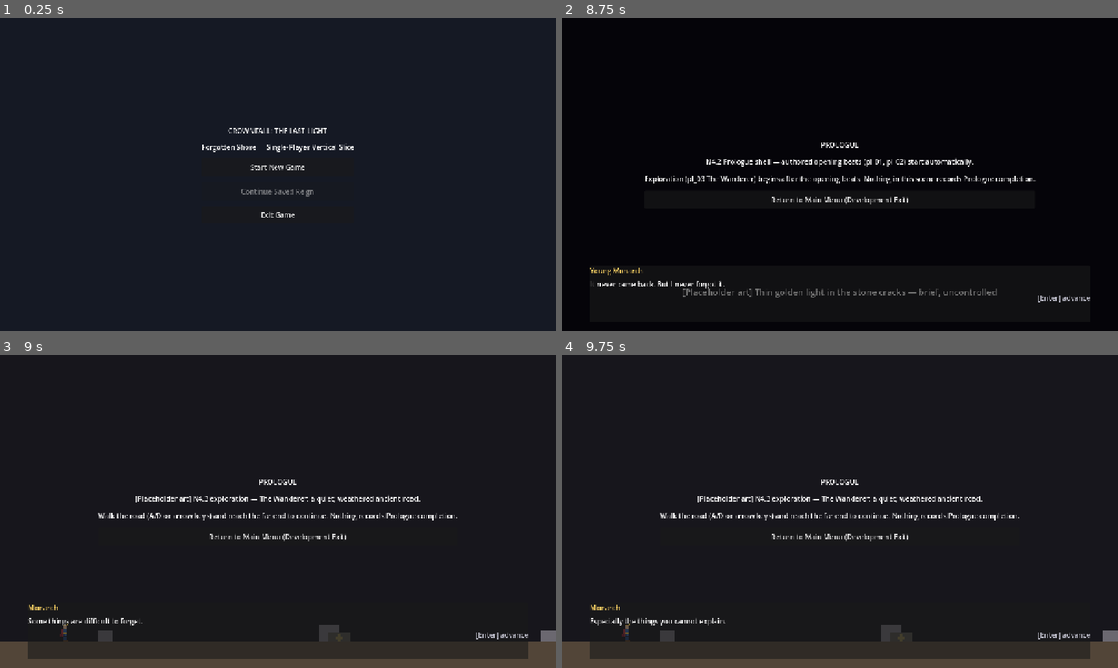
Above: before the commit, frames 1-4 (two rows, left to right).
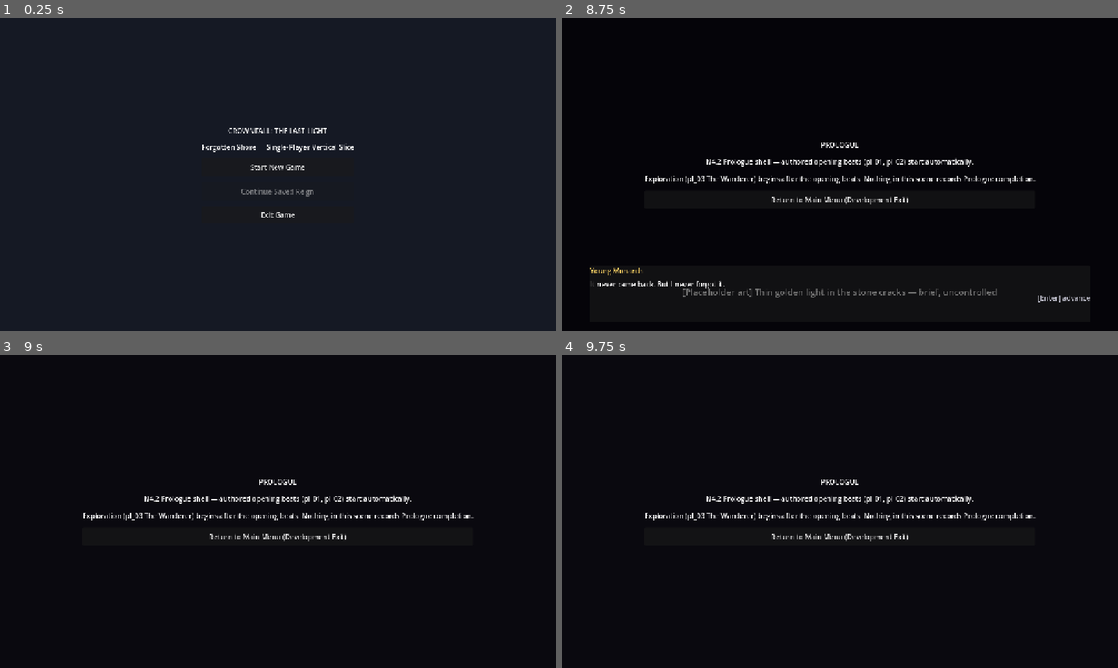
Above: after the commit, the same moments.

Repository: ridho1141haha/crownfall
Game: Godot game, scene res://scenes/main/Main.tscn
Same seed, same stepped clock (60 frames per second), same inputs: the game is played once before the commit and once after it.
Inputs (mouse positions are in pixels of both pictures, inside the frame that each line leads up to):
- Up to frame 1 (0.25 s): no input
- Up to frame 2 (8.75 s): click "Start New Game" at 0.5 s; tap Enter (dialogue_advance) at 1.25, 3.5, 3.6, 5 s; move the mouse to (962, 158) at 1.27 s; hold B (build_wall) 1.28-2.03 s; hold D (move_right) 1.28-2.78 s; click (962, 158) at 1.42 s; tap Q (upgrade_tier) at 1.52, 2.27, 3.77, 4.52, 5.27, 6.77, 7.52, 8.27 s; tap E (interact) at 1.55, 2.1, 3.05, 6.05, 7.55 s; tap Space (kindle_flare) at 2, 4.25, 5.1, 5.75 s; move the mouse to (728, 190) at 2.02 s; click (728, 190) at 2.17 s; tap B (build_wall) at 2.3, 3.8, 5.3, 6.8, 8.1 s; move the mouse to (895, 105) at 2.77 s; hold A (move_left) 2.78-3.53 s; hold B (build_wall) 2.78-3.53 s; click (895, 105) at 2.92 s; move the mouse to (812, 237) at 3.52 s; hold D (move_right) 3.53-5.03 s; click (812, 237) at 3.67 s; move the mouse to (1006, 221) at 4.27 s; hold E (interact) 4.28-5.03 s; click (1006, 221) at 4.42 s; move the mouse to (673, 127) at 5.02 s; hold A (move_left) 5.03-5.78 s; click (673, 127) at 5.17 s; move the mouse to (867, 174) at 5.77 s; hold D (move_right) 5.78-6.53 s; hold R (recruit_villager) 5.78-6.53 s; click (867, 174) at 5.92 s; move the mouse to (756, 96) at 6.52 s; hold A (move_left) 6.53-8.03 s; tap F (repair_wall) at 6.6 s; click (756, 96) at 6.67 s; move the mouse to (962, 158) at 7.27 s; hold T (toggle_fast_clock) 7.28-8.03 s; click (962, 158) at 7.42 s; move the mouse to (728, 190) at 8.02 s; hold D (move_right) from 8.03 s (still down); click (728, 190) at 8.17 s
- Up to frame 3 (9 s): keep holding D (move_right); move the mouse to (333, 442) at 8.77 s; hold E (interact) from 8.78 s (still down); click (333, 442) at 8.92 s
- Up to frame 4 (9.75 s): keep holding D (move_right); move the mouse to (812, 574) at 9.52 s; release E (interact) at 9.53 s; tap B (build_wall) at 9.6 s; click (812, 574) at 9.67 s

Frames 1-2 are identical in both runs. In frame 3, 11% of the frame differs, in the area x 0-100%, y 44-100%; in frame 4, 11%.
Error after the commit: Parse Error: Could not parse global class "PrologueRuinsEnvironment" from "res://scripts/narrative/PrologueRuinsEnvironment.gd". (res://scripts/narrative/Prolo…

Commit message:
feat(n44-4b): add chamber reveal layer and teardown lifecycle

Diff:
--- a/scripts/narrative/PrologueRuinsEnvironment.gd
+++ b/scripts/narrative/PrologueRuinsEnvironment.gd
@@ -61,6 +61,8 @@
 const EXTERIOR_END_X: float = 1400.0
 const INTERIOR_END_X: float = 1800.0
 const ALTAR_X: float = 2050.0
+const REVEAL_VEIL_START_ALPHA: float = 0.38
+const REVEAL_FADE_DURATION: float = 0.8
 
 ## Zone states (one-way; values are test observability, not persisted).
 const ZONE_EXTERIOR: int = 0
@@ -89,6 +91,16 @@
 var _zone_state: int = ZONE_EXTERIOR
 var _chamber_revealed: bool = false
 var _altar_group: Node2D = null
+var _torn_down: bool = false
+var _reveal_layer: CanvasLayer = null
+var _reveal_root: Control = null
+var _reveal_veil: ColorRect = null
+var _reveal_active: bool = false
+var _reveal_alpha: float = 0.0
+
+
+func _ready() -> void:
+\tset_process(false)
 
 
 ## Validates and builds the whole ruins environment atomically. Returns true
@@ -96,7 +108,7 @@
 ## component stays invalid and EMPTY (D6 fail-closed). Rejects a second
 ## successful build (the environment is built once per stage setup).
 func build(road_min_x: float, road_max_x: float, ground_y: float, view_top: float, view_bottom: float) -> bool:
-	if _valid:
+	if _valid or _torn_down:
 		return false
 	if not _validate_table(road_min_x, road_max_x, ground_y, view_top, view_bottom):
 		return false
@@ -142,6 +154,18 @@
 		else:
 			_altar_group.visible = false
 			staging.add_child(_altar_group)
+	if ok:
+		var zone_polish := _create_zone_polish(ground_y)
+		if zone_polish == null:
+			ok = false
+		else:
+			staging.add_child(zone_polish)
+	if ok:
+		_reveal_layer = _create_chamber_reveal_layer()
+		if _reveal_layer == null:
+			ok = false
+		else:
+			staging.add_child(_reveal_layer)
 	if ok:
 		# Commit: every node verified non-null — the construction goes live.
 		add_child(staging)
@@ -149,11 +173,34 @@
 	else:
 		staging.free()
 		_altar_group = null
+		_reveal_layer = null
+		_reveal_root = null
+		_reveal_veil = null
 	return _valid
 
 
 func is_valid() -> bool:
 	return _valid
+
+
+func is_torn_down() -> bool:
+	return _torn_down
+
+
+func is_reveal_overlay_visible() -> bool:
+	return _reveal_layer != null and is_instance_valid(_reveal_layer) and _reveal_layer.visible
+
+
+func is_reveal_active() -> bool:
+	return _reveal_active
+
+
+func reveal_layer() -> CanvasLayer:
+	return _reveal_layer
+
+
+func reveal_veil() -> ColorRect:
+	return _reveal_veil
 
 
 func zone_state() -> int:
@@ -179,7 +226,7 @@
 ## never un-reveals and never re-fires. No-op when invalid — the stage gates
 ## on is_valid() first, this stays defensive.
 func update_explorer_x(at_x: float) -> void:
-	if not _valid:
+	if not _valid or _torn_down:
 		return
 	var thresholds := _thresholds()
 	if _zone_state == ZONE_EXTERIOR and at_x >= float(thresholds["exterior_end"]):
@@ -188,8 +235,9 @@
 	if _zone_state == ZONE_INTERIOR_PASSAGE and at_x >= float(thresholds["interior_end"]):
 		_zone_state = ZONE_CHAMBER_REVEALED
 		_chamber_revealed = true
-		if _altar_group != null:
+		if _altar_group != null and is_instance_valid(_altar_group):
 			_altar_group.visible = true
+		_begin_chamber_reveal()
 		zone_state_changed.emit(_zone_state)
 		chamber_revealed.emit()
 
@@ -361,3 +409,105 @@
 	crown.size = Vector2(14.0, 7.0)
 	group.add_child(crown)
 	return group
+
+
+
+## Neutral, code-built stone accents. No text, names, or lore-bearing symbols.
+func _create_zone_polish(ground_y: float) -> Node2D:
+	var polish := Node2D.new()
+	polish.name = "ZonePolish"
+	var slab_specs: Array[Dictionary] = [
+		{"name": "ExteriorFloorSlab", "x": 930.0, "y": ground_y + 46.0, "w": 112.0, "h": 8.0},
+		{"name": "PassageFloorSlab", "x": 1510.0, "y": ground_y + 46.0, "w": 156.0, "h": 8.0},
+		{"name": "ChamberFloorSlab", "x": 1900.0, "y": ground_y + 46.0, "w": 190.0, "h": 8.0},
+		{"name": "PassageLintel", "x": 1450.0, "y": ground_y - 116.0, "w": 300.0, "h": 8.0},
+		{"name": "ChamberArchCap", "x": 1850.0, "y": ground_y - 128.0, "w": 300.0, "h": 8.0},
+	]
+	for spec: Dictionary in slab_specs:
+		var slab := ColorRect.new()
+		slab.name = String(spec["name"])
+		slab.color = Color(0.25, 0.24, 0.27, 1.0)
+		slab.position = Vector2(float(spec["x"]), float(spec["y"]))
+		slab.size = Vector2(float(spec["w"]), float(spec["h"]))
+		polish.add_child(slab)
+	return polish
+
+
+## Full-viewport, non-interactive presentation overlay on the world canvas.
+func _create_chamber_reveal_layer() -> CanvasLayer:
+	var layer_node := CanvasLayer.new()
+	layer_node.name = "ChamberRevealLayer"
+	layer_node.layer = 0
+	layer_node.follow_viewport_enabled = false
+	var root_control := Control.new()
+	root_control.name = "RevealRoot"
+	root_control.set_anchors_and_offsets_preset(Control.PRESET_FULL_RECT)
+	root_control.mouse_filter = Control.MOUSE_FILTER_IGNORE
+	var veil := ColorRect.new()
+	veil.name = "RevealVeil"
+	veil.set_anchors_and_offsets_preset(Control.PRESET_FULL_RECT)
+	veil.mouse_filter = Control.MOUSE_FILTER_IGNORE
+	veil.color = Color(0.35, 0.28, 0.12, REVEAL_VEIL_START_ALPHA)
+	var top_bar := ColorRect.new()
+	top_bar.name = "RevealLetterboxTop"
+	top_bar.set_anchors_and_offsets_preset(Control.PRESET_TOP_WIDE)
+	top_bar.offset_bottom = 36.0
+	top_bar.mouse_filter = Control.MOUSE_FILTER_IGNORE
+	top_bar.color = Color(0.02, 0.02, 0.03, 0.72)
+	var bottom_bar := ColorRect.new()
+	bottom_bar.name = "RevealLetterboxBottom"
+	bottom_bar.set_anchors_and_offsets_preset(Control.PRESET_BOTTOM_WIDE)
+	bottom_bar.offset_top = -36.0
+	bottom_bar.mouse_filter = Control.MOUSE_FILTER_IGNORE
+	bottom_bar.color = Color(0.02, 0.02, 0.03, 0.72)
+	root_control.add_child(veil)
+	root_control.add_child(top_bar)
+	root_control.add_child(bottom_bar)
+	layer_node.add_child(root_control)
+	layer_node.visible = false
+	_reveal_root = root_control
+	_reveal_veil = veil
+	return layer_node
+
+
+func _begin_chamber_reveal() -> void:
+	if _torn_down or _reveal_active:
+		return
+	if _reveal_layer == null or not is_instance_valid(_reveal_layer):
+		return
+	if _reveal_veil == null or not is_instance_valid(_reveal_veil):
+		return
+	_reveal_active = true
+	_reveal_alpha = REVEAL_VEIL_START_ALPHA
+	_reveal_veil.color.a = _reveal_alpha
+	_reveal_layer.visible = true
+	set_process(true)
+
+
+func _process(delta: float) -> void:
+	if _torn_down or not _valid or not _reveal_active:
+		set_process(false)
+		return
+	_reveal_alpha = maxf(0.0, _reveal_alpha - (REVEAL_VEIL_START_ALPHA / REVEAL_FADE_DURATION) * maxf(delta, 0.0))
+	if _reveal_veil != null and is_instance_valid(_reveal_veil):
+		_reveal_veil.color.a = _reveal_alpha
+	if _reveal_alpha <= 0.0:
+		_reveal_active = false
+		set_process(false)
+
+
+func teardown() -> void:
+	if _torn_down:
+		return
+	_torn_down = true
+	_reveal_active = false
+	_reveal_alpha = 0.0
+	set_process(false)
+	if _reveal_veil != null and is_instance_valid(_reveal_veil):
+		_reveal_veil.color.a = 0.0
+	if _reveal_layer != null and is_instance_valid(_reveal_layer):
+		_reveal_layer.visible = false
+
+
+func _exit_tree() -> void:
+	teardown()
